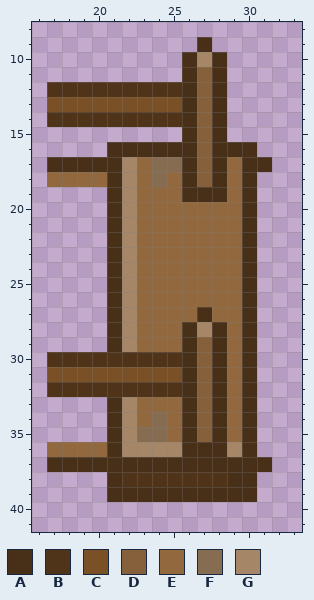
Two versions of one pixel-art sprite, Assets/Sprites/World/Bridge/Bridge0000.png. Above: the version before the commit.
The file is 50x50 pixels. Colours within 5 levels of each other are drawn and written as one. Shown: x 16..33, y 8..41.
Palette (. is transparent): A #472f18  B #503419  C #7a5127  D #85603a  E #92683e  F #866c51  G #a58768
Pixels before, first column x 17:
 9 ..........A....
10 .........AGA...
11 .........ADA...
12 BBBBBBBBBADA...
13 CCCCCCCCCADA...
14 BBBBBBBBBADA...
15 .........ADA...
16 ....AAAAAADAAA.
17 AAAAAGEFFADAEAA
18 EEEEAGEFEADAEA.
19 ....AGEEEAAAEA.
20 ....AGEEEEEEEA.
21 ....AGEEEEEEEA.
22 ....AGEEEEEEEA.
23 ....AGEEEEEEEA.
24 ....AGEEEEEEEA.
25 ....AGEEEEEEEA.
26 ....AGEEEEEEEA.
27 ....AGEEEEAEEA.
28 ....AGEEEAGAEA.
29 ....AGEEEADAEA.
30 BBBBBBBBBADAEA.
31 CCCCCCCCCADAEA.
32 BBBBBBBBBADAEA.
33 ....AGEEEADAEA.
34 ....AGEFEADAEA.
35 ....AGFFEADAEA.
36 EEEEAGGGGAAAGA.
37 AAAAAAAAAAAAAAA
38 ....ABBBBBBBAA.
39 ....AAAAAAAAAA.
Once edited:
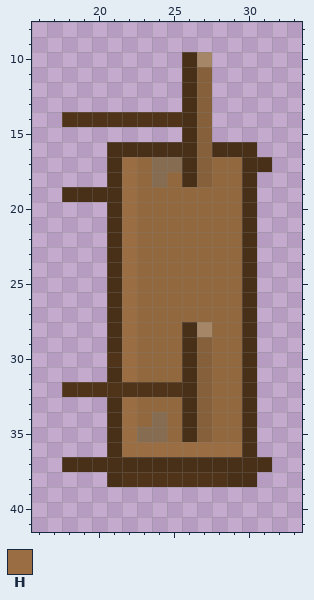
Colours new in this view: H #9a6e42
Difference:
{"y":9,"x":27,"old":"A","new":"."}
{"y":10,"x":28,"old":"A","new":"."}
{"y":11,"x":28,"old":"A","new":"."}
{"y":12,"x":17,"old":"BBBBBBBBB","new":"........."}
{"y":12,"x":28,"old":"A","new":"."}
{"y":13,"x":17,"old":"CCCCCCCCC","new":"........."}
{"y":13,"x":28,"old":"A","new":"."}
{"y":14,"x":17,"old":"B","new":"."}
{"y":14,"x":28,"old":"A","new":"."}
{"y":15,"x":28,"old":"A","new":"."}
{"y":17,"x":17,"old":"AAAA","new":"...."}
{"y":17,"x":22,"old":"G","new":"H"}
{"y":17,"x":28,"old":"A","new":"E"}
{"y":18,"x":17,"old":"EEEE","new":"...."}
{"y":18,"x":22,"old":"G","new":"H"}
{"y":18,"x":28,"old":"A","new":"E"}
{"y":19,"x":18,"old":"...","new":"AAA"}
{"y":19,"x":22,"old":"G","new":"H"}
{"y":19,"x":26,"old":"AAA","new":"EEE"}
{"y":20,"x":22,"old":"G","new":"H"}
{"y":21,"x":22,"old":"G","new":"H"}
{"y":22,"x":22,"old":"G","new":"H"}
{"y":23,"x":22,"old":"G","new":"H"}
{"y":24,"x":22,"old":"G","new":"H"}
{"y":25,"x":22,"old":"G","new":"H"}
{"y":26,"x":22,"old":"G","new":"H"}
{"y":27,"x":22,"old":"G","new":"H"}
{"y":27,"x":27,"old":"A","new":"E"}
{"y":28,"x":22,"old":"G","new":"H"}
{"y":28,"x":28,"old":"A","new":"E"}
{"y":29,"x":22,"old":"G","new":"H"}
{"y":29,"x":28,"old":"A","new":"E"}
{"y":30,"x":17,"old":"BBBB","new":"...."}
{"y":30,"x":22,"old":"BBBB","new":"HEEE"}
{"y":30,"x":28,"old":"A","new":"E"}
{"y":31,"x":17,"old":"CCCCCCCCC","new":"....AHEEE"}
{"y":31,"x":28,"old":"A","new":"E"}
{"y":32,"x":17,"old":"B","new":"."}
{"y":32,"x":28,"old":"A","new":"E"}
{"y":33,"x":22,"old":"G","new":"H"}
{"y":33,"x":28,"old":"A","new":"E"}
{"y":34,"x":22,"old":"G","new":"H"}
{"y":34,"x":28,"old":"A","new":"E"}
{"y":35,"x":22,"old":"G","new":"H"}
{"y":35,"x":28,"old":"A","new":"E"}
{"y":36,"x":17,"old":"EEEE","new":"...."}
{"y":36,"x":22,"old":"GGGGAAAG","new":"HHHHHHHH"}
{"y":37,"x":17,"old":"A","new":"."}
{"y":39,"x":21,"old":"AAAAAAAAAA","new":".........."}
{"label":"changed","picture_box":[47,37,257,502]}
